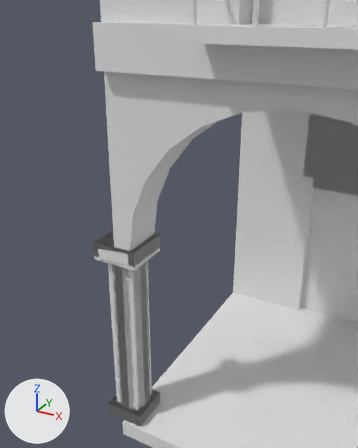
The Blender file assets/eclipse/source/arcade_bay.blend: old version first, new version second.
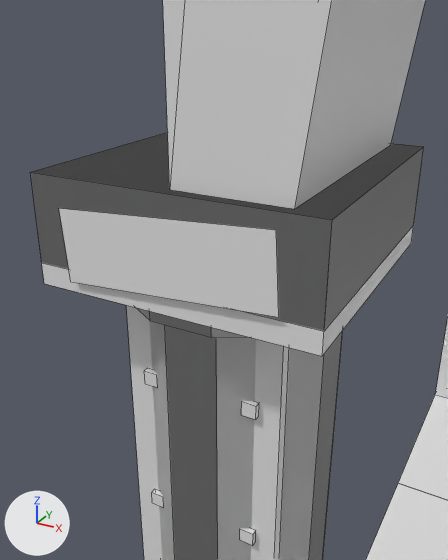
Each version appears first from a camera (50 mm lens) standing at (3.58, -5.04, 6.16) and looking at (0.68, 0.23, 3.52), and next in a close-up from a camera (50 mm lens) standing at (0.63, -1.23, 3.56) and looking at (0.11, -0.3, 3.09). Arrows for +X, +Y and +Z are at lower left; the lights stay in place. The first two pictures are the older version. The close-ups show mesh edges as thin lines.

In view in the first close-up: 'bay_arch', 'bay_back_wall', 'bay_column_steel', 'bay_column_stone', 'bay_floor', 'bay_spandrels'.
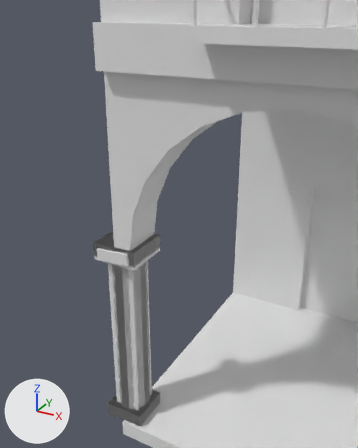
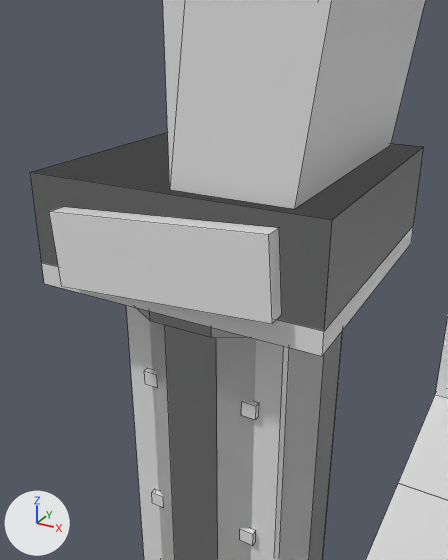
The change, as a diff of the scene's bpy script:
```diff
--- a/assets/eclipse/source/arcade_bay.blend.py
+++ b/assets/eclipse/source/arcade_bay.blend.py
@@ me_bay_column_steel @@
 # used by ob_bay_column_steel; location = (0.0, 0.0, 0.0)
 # verts and faces of me_bay_column_steel; kept vertices keep their numbers, new ones are numbered from 156
 # before: 152 (-0.23, -0.34, 3.03) at pixel (70, 281), 153 (0.24, -0.34, 3.06) at pixel (278, 317), 154 (0.23, -0.34, 3.22) at pixel (276, 230), 155 (-0.24, -0.34, 3.19) at pixel (58, 208)
-me_bay_column_steel.from_pydata(...)  # 156 vertices, 92 faces; spans x -0.32..0.32, y -0.34..0.32, z 0.25..3.25
+me_bay_column_steel.from_pydata(...)  # 160 vertices, 96 faces; spans x -0.32..0.32, y -0.37..0.32, z 0.25..3.25
+# me_bay_column_steel part 1
+for i in [*range(152, 156)]: verts[i] += (0.0, -0.03, 0.0)
+for new, old in zip([*range(156, 160)], [*range(152, 156)]): verts[new] = verts[old] + (0.0, 0.05, 0.0)
+faces += [(152, 156, 157, 153), (153, 157, 158, 154), (154, 158, 159, 155), (152, 155, 159, 156)]  # mat_brass (white #e7e7e7)
 me_bay_column_steel.materials.append(mat_steel)
```

Pixel boxes [x1, y1, x2, y2] of what changed, in the close-ups (448 x 560 px):
part 1 of me_bay_column_steel, built on: before [59, 208, 279, 317]; after [49, 207, 282, 324]
'bay_column_stone', unchanged, covered by the edit: before [30, 148, 424, 560]
'bay_end_column', unchanged, uncovered by the edit: after [30, 148, 424, 560]
